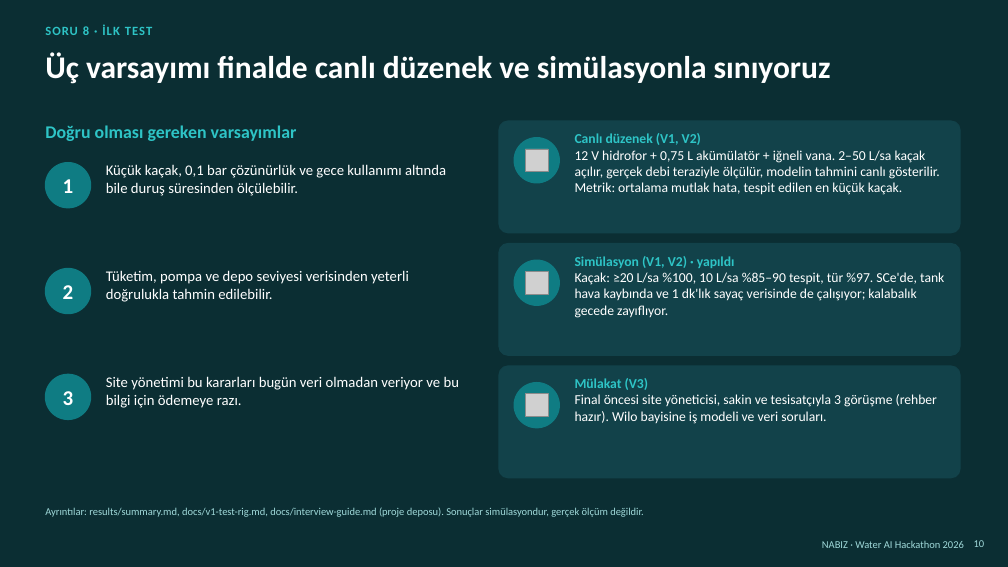
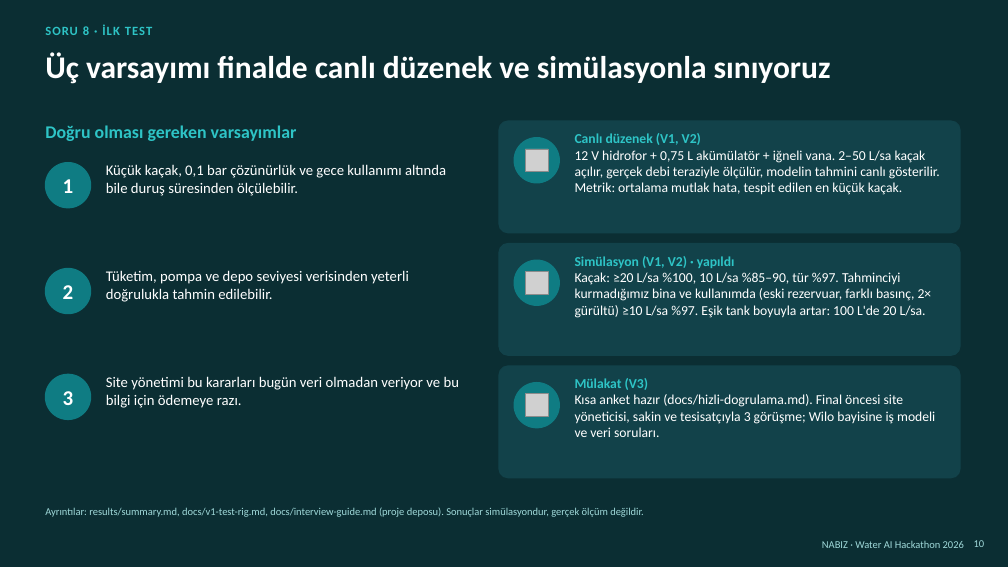
Before and after one commit to sayko89/willo, a slide deck: slide 10 of teslim/NABIZ_Proje_Fikri.pptx. Drawn at 1008x567 pixels with LibreOffice and Linux fonts; fonts in the diff are those of the drawing; grey boxes stand for pictures. Boxes give left, top, right and bottom in pixels: in the first picture for what was removed or moved away, otherwise in the second. Text is boxed around its words. In the diff, an @@ line names an element or a change of style, - is before the commit and + after.

```diff
--- a/teslim/NABIZ_Proje_Fikri.pptx
+++ b/teslim/NABIZ_Proje_Fikri.pptx
@@ text at [575,272,932,318]: text changed @@
-Kaçak: ≥20 L/sa %100, 10 L/sa %85–90 tespit, tür %97. SCe'de, tank hava kaybında ve 1 dk'lık sayaç verisinde de çalışıyor; kalabalık gecede zayıflıyor.
+Kaçak: ≥20 L/sa %100, 10 L/sa %85–90, tür %97. Tahminciyi kurmadığımız bina ve kullanımda (eski rezervuar, farklı basınç, 2× gürültü) ≥10 L/sa %97. Eşik tank boyuyla artar: 100 L'de 20 L/sa.
@@ text at [575,394,935,437]: text changed @@
-Final öncesi site yöneticisi, sakin ve tesisatçıyla 3 görüşme (rehber hazır). Wilo bayisine iş modeli ve veri soruları.
+Kısa anket hazır (docs/hizli-dogrulama.md). Final öncesi site yöneticisi, sakin ve tesisatçıyla 3 görüşme; Wilo bayisine iş modeli ve veri soruları.
```
Also in this commit, not shown: 2 other slides changed, 13 other files.
